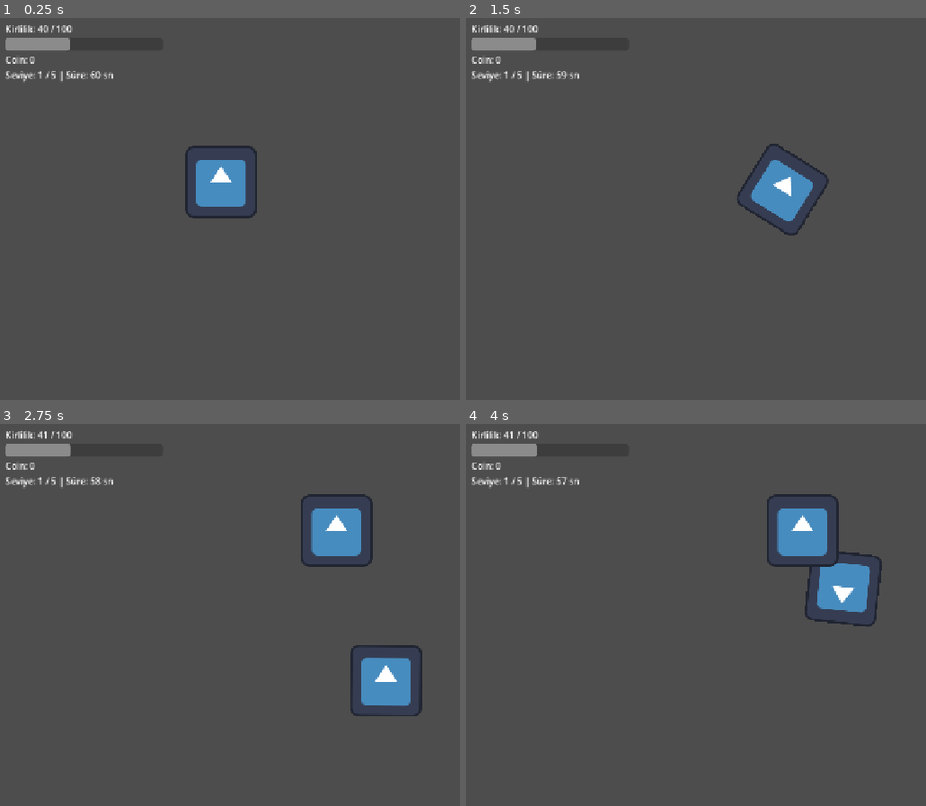
Above: before the commit, frames 1-4 (two rows, left to right).
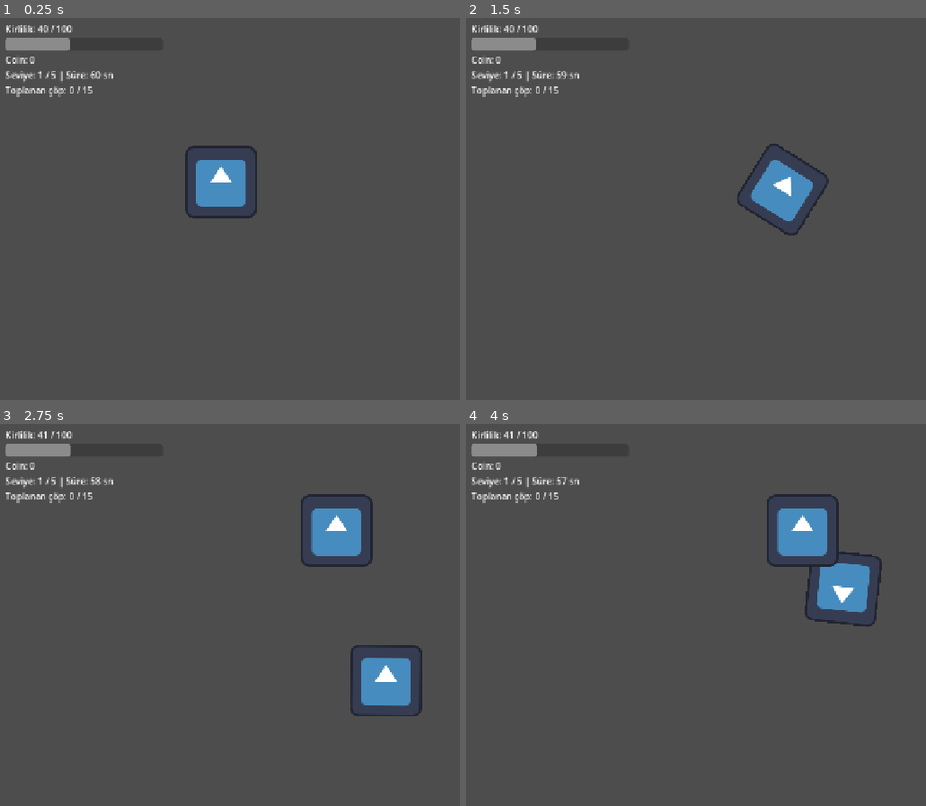
Above: after the commit, the same moments.

Repository: tubaiskol/Mavi-Donus-Hackathon-Team22
Game: Godot game, scene res://scenes/main.tscn
The game is run twice, just before and just after one commit, with the same random seed, the same clock (stepped at 60 frames per second) and the same inputs. The engine's default icon, where the game draws it, is replaced by a stand-in: a white triangle on a blue panel in a dark square.
Inputs:
- Up to frame 1 (0.25 s): no input
- Up to frame 2 (1.5 s): tap Enter at 0.5 s; hold Right (move_right) 0.53-1.28 s; hold Down (move_down) from 1.28 s (still down)
- Up to frame 3 (2.75 s): release Down (move_down) at 2.03 s; hold Right (move_right) from 2.03 s (still down)
- Up to frame 4 (4 s): release Right (move_right) at 2.78 s; hold Up (move_up) 2.78-3.53 s; hold Left (move_left) from 3.53 s (still down)

The runs differ from the first frame. In frame 1, 0.2% of the frame differs, in the area x 1-21%, y 17-21%; in frame 2, 0.2%; in frame 3, 0.2%; in frame 4, 0.2%.

Commit message:
Seviye bazli toplanan cop sayaci eklendi

Diff:
--- a/scenes/main.tscn
+++ b/scenes/main.tscn
@@ -42,6 +42,9 @@
 [node name="TimeLabel" type="Label" parent="HUD/StatsBox" unique_id=1825778170]
 layout_mode = 2
 
+[node name="TrashLabel" type="Label" parent="HUD/StatsBox" unique_id=1410808958]
+layout_mode = 2
+
 [node name="ShopPanel" type="CanvasLayer" parent="." unique_id=1414329041]
 process_mode = 3
 layer = 2
--- a/scripts/hud.gd
+++ b/scripts/hud.gd
@@ -3,15 +3,24 @@
 @onready var pollution_label: Label = $StatsBox/PollutionLabel
 @onready var pollution_bar: ProgressBar = $StatsBox/PollutionBar
 @onready var coins_label: Label = $StatsBox/CoinsLabel
+@onready var trash_label: Label = $StatsBox/TrashLabel
+@onready var spawner = get_node("../Spawner")
 
 
 func _ready() -> void:
+	# Seviye sonunda oyun duraklasa da sayaç güncellensin.
+	process_mode = Node.PROCESS_MODE_ALWAYS
+
 	GameState.pollution_changed.connect(_on_pollution_changed)
 	GameState.coins_changed.connect(_on_coins_changed)
 
-	# Ekran ilk açıldığında mevcut değerleri göster.
 	_on_pollution_changed(GameState.pollution)
 	_on_coins_changed(GameState.coins)
+	_update_trash_label()
+
+
+func _process(_delta: float) -> void:
+	_update_trash_label()
 
 
 func _on_pollution_changed(value: float) -> void:
@@ -21,3 +30,14 @@
 
 func _on_coins_changed(value: int) -> void:
 	coins_label.text = "Coin: %d" % value
+
+
+func _update_trash_label() -> void:
+	var total: int = spawner.TOTAL_TRASH
+	var remaining: int = spawner.get_remaining_trash_count()
+	var collected := clampi(total - remaining, 0, total)
+
+	trash_label.text = "Toplanan çöp: %d / %d" % [
+		collected,
+		total
+	]
